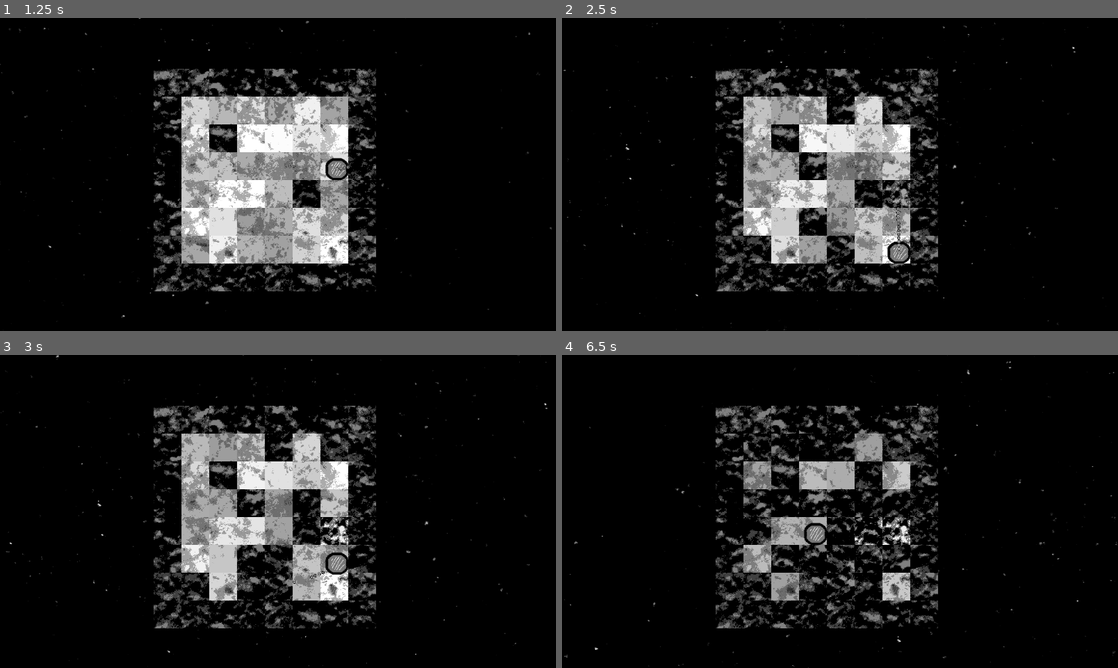
Above: before the commit, frames 1-4 (two rows, left to right).
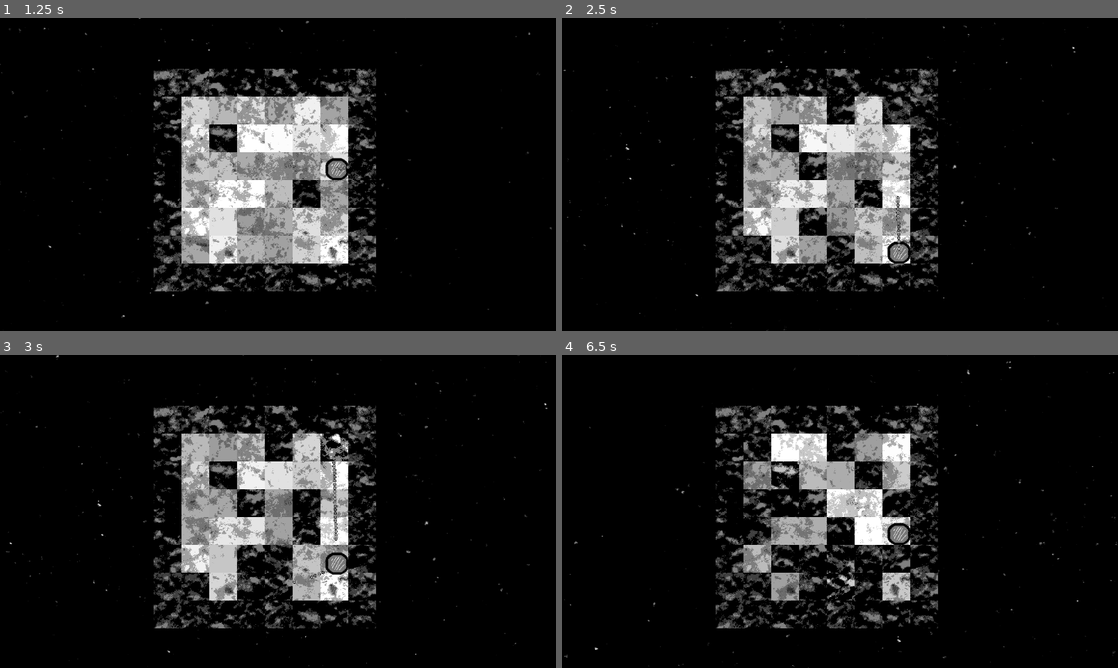
Above: after the commit, the same moments.

Repository: Indivicivet/ludumdare54
Game: Godot game, scene res://ludumdare54.tscn
The game is run twice, just before and just after one commit, with the same random seed, the same clock (stepped at 60 frames per second) and the same inputs.
Inputs (mouse positions are in pixels of both pictures, inside the frame that each line leads up to):
- Up to frame 1 (1.25 s): move the mouse to (400, 158) at 0.52 s; press the mouse at (400, 158) at 0.53 s; hold Right (right) from 0.53 s (still down)
- Up to frame 2 (2.5 s): move the mouse to (728, 190) at 1.27 s; release Right (right) at 1.28 s; release the mouse at (728, 190) at 1.28 s; hold Down (down) 1.28-2.03 s; click (728, 190) at 1.35 s; move the mouse to (895, 105) at 2.02 s; press the mouse at (895, 105) at 2.03 s; hold Right (right) from 2.03 s (still down)
- Up to frame 3 (3 s): move the mouse to (250, 574) at 2.77 s; release Right (right) at 2.78 s; release the mouse at (250, 574) at 2.78 s; hold Up (up) from 2.78 s (still down); click (250, 574) at 2.85 s
- Up to frame 4 (6.5 s): move the mouse to (1006, 558) at 3.52 s; release Up (up) at 3.53 s; press the mouse at (1006, 558) at 3.53 s; hold Left (left) 3.53-5.03 s; move the mouse to (673, 464) at 4.27 s; release the mouse at (673, 464) at 4.28 s; click (673, 464) at 4.35 s; move the mouse to (867, 511) at 5.02 s; press the mouse at (867, 511) at 5.03 s; hold Down (down) 5.03-5.78 s; move the mouse to (756, 433) at 5.77 s; release the mouse at (756, 433) at 5.78 s; hold Right (right) from 5.78 s (still down); click (756, 433) at 5.85 s

Frame 1 is identical in both runs. In frame 2, 0.5% of the frame differs, in the area x 52-63%, y 51-61%; in frame 3, 0.8%; in frame 4, 3.5%, in the area x 37-63%, y 25-79%.

Commit message:
heal blocks way quicker at least for testing

Diff:
--- a/floor_or_block.gd
+++ b/floor_or_block.gd
@@ -52,7 +52,7 @@
 
 
 func got_shot(other):
-	heal(0.02)
+	heal(0.1)
 
 
 func _ready():
